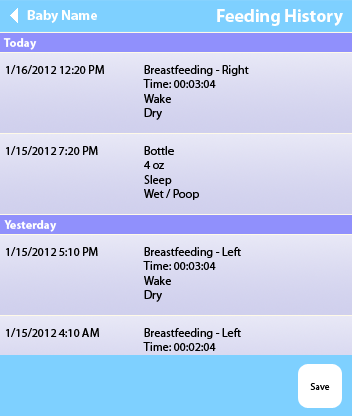
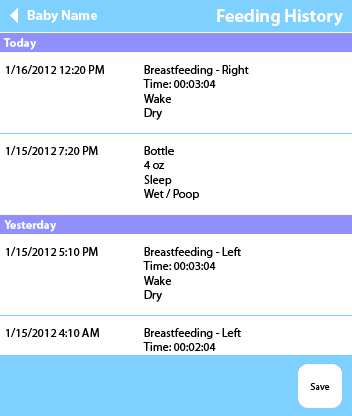
Layer changes from the first 352px x 416px image to the second:
painted on "historyline" (1st of 4, in "Feeding History" › "history entry 2") over (0, 134, 352, 214)
painted on "historyline" (2nd of 4, in "Feeding History" › "history entry 4") over (0, 316, 352, 355)
painted on "historyline" (3rd of 4, in "Feeding History" › "history entry 3") over (0, 235, 352, 316)
painted on "historyline" (4th of 4, in "Feeding History" › "history entry") over (0, 53, 352, 134)
